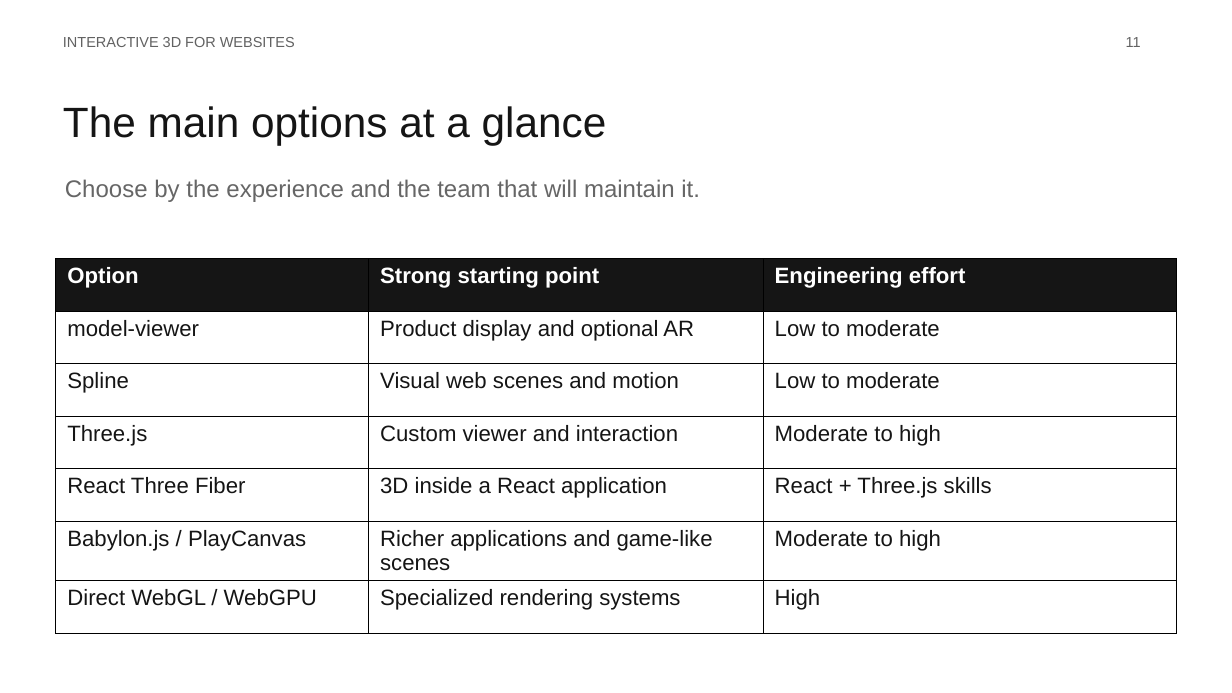
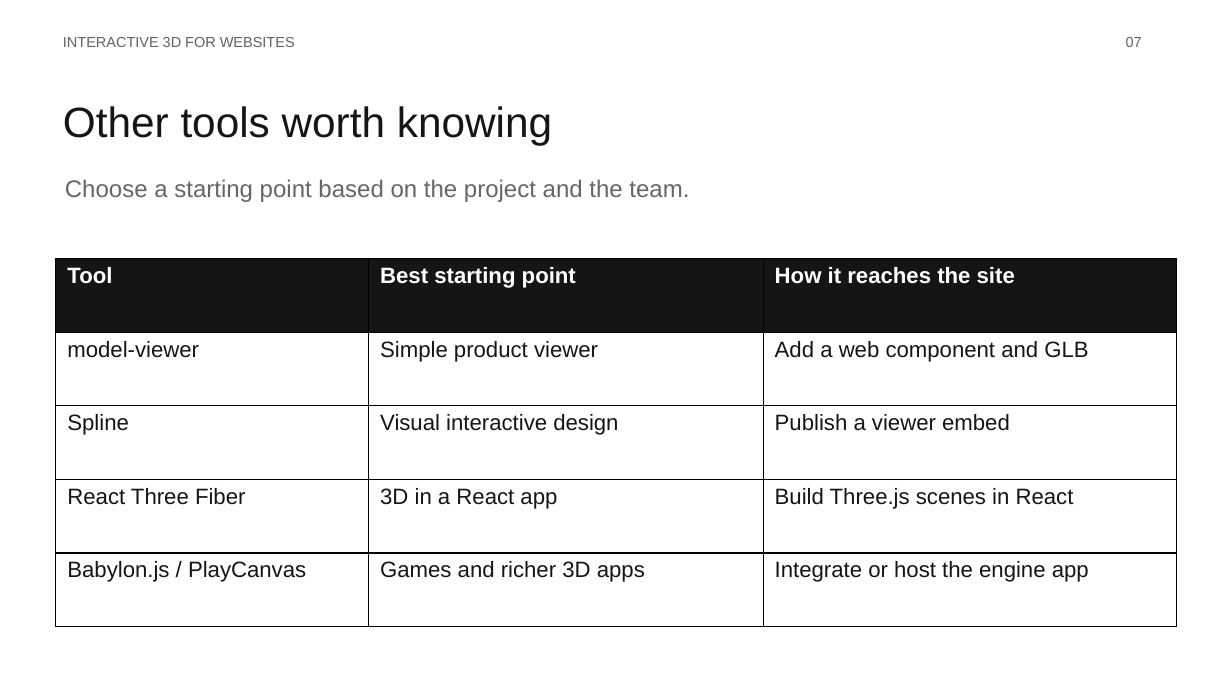
Before and after one commit to Naveen100102/lightmetrics-3d-viewer, a slide deck: slide 7 of public/presentation/Interactive-3D-for-Websites.pptx (slide 11 before the commit). Drawn at 1232x693 pixels with LibreOffice and Linux fonts; fonts in the diff are those of the drawing. Boxes give left, top, right and bottom in pixels: in the first picture for what was removed or moved away, otherwise in the second. Text is boxed around its words. In the diff, an @@ line names an element or a change of style, - is before the commit and + after.

```diff
--- a/public/presentation/Interactive-3D-for-Websites.pptx
+++ b/public/presentation/Interactive-3D-for-Websites.pptx
@@ text at <box>1126,37,1142,47</box>: text changed @@
-11
+07
@@ text at <box>63,106,552,145</box>: text changed @@
-The main options at a glance
+Other tools worth knowing
@@ text at <box>65,179,689,202</box>: text changed @@
-Choose by the experience and the team that will maintain it.
+Choose a starting point based on the project and the team.
@@ table at <box>55,259,1177,627</box> @@
-row 1: Option | Strong starting point | Engineering effort
-row 2: model-viewer | Product display and optional AR | Low to moderate
-row 3: Spline | Visual web scenes and motion | Low to moderate
-row 4: Three.js | Custom viewer and interaction | Moderate to high
-row 5: React Three Fiber | 3D inside a React application | React + Three.js skills
-row 6: Babylon.js / PlayCanvas | Richer applications and game-like scenes | Moderate to high
-row 7: Direct WebGL / WebGPU | Specialized rendering systems | High
+row 1: Tool | Best starting point | How it reaches the site
+row 2: model-viewer | Simple product viewer | Add a web component and GLB
+row 3: Spline | Visual interactive design | Publish a viewer embed
+row 4: React Three Fiber | 3D in a React app | Build Three.js scenes in React
+row 5: Babylon.js / PlayCanvas | Games and richer 3D apps | Integrate or host the engine app
```
Also in this commit, not shown: 7 other slides changed, 3 slides added, 24 slides removed, 34 other files.
